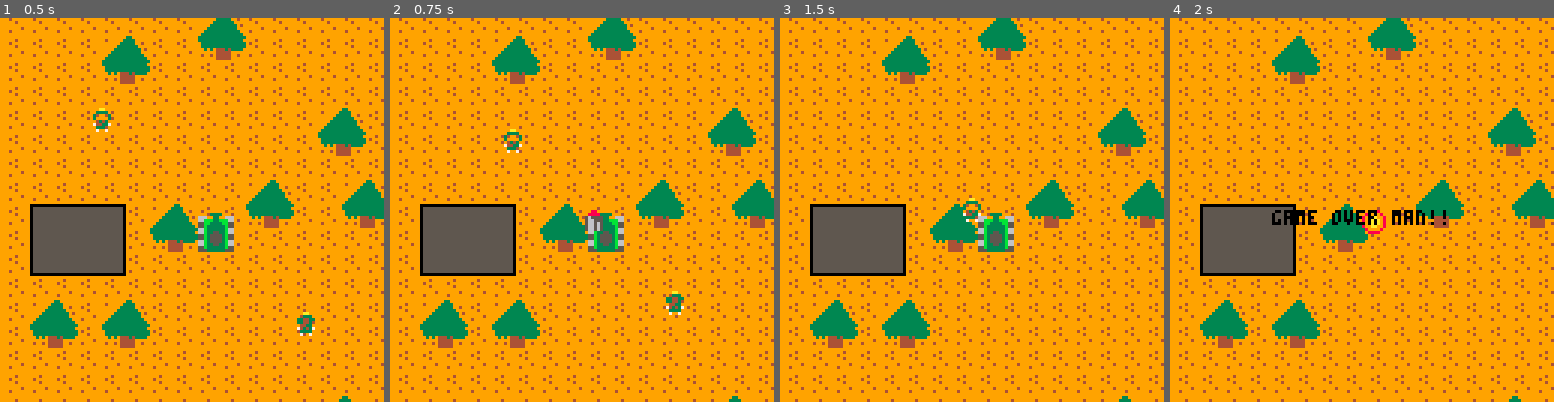
Above: before the commit, frames 1-4 (left to right).
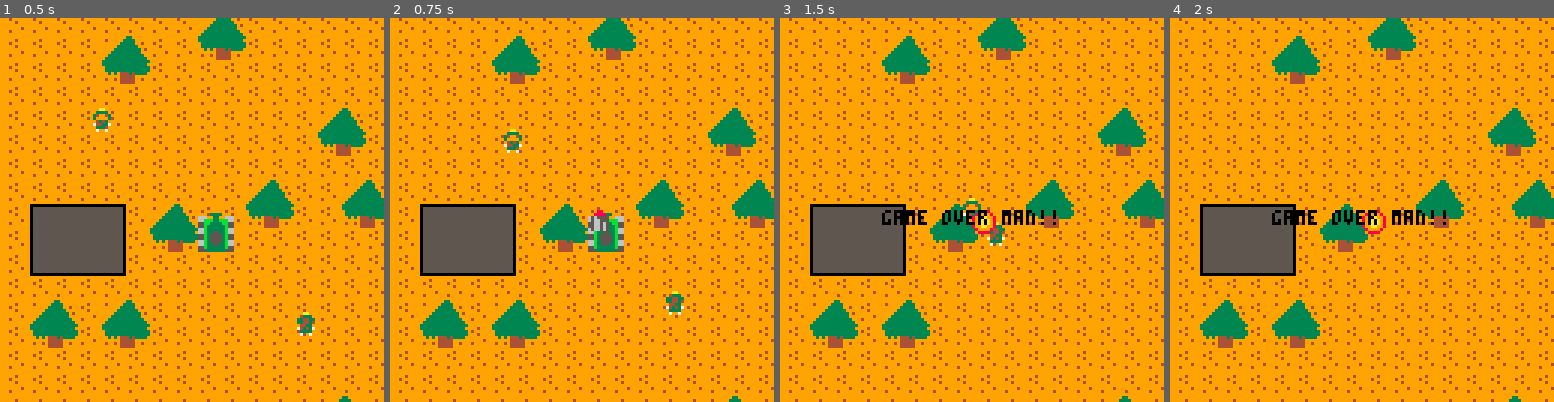
Above: after the commit, the same moments.

Repository: wire8/fly
Game: PICO-8 cartridge tank/tank.p8
The game is run twice, just before and just after one commit, with the same random seed, the same clock (stepped at 60 frames per second) and the same inputs.
Inputs:
- Up to frame 1 (0.5 s): tap X (X key) at 0.33 s
- Up to frame 2 (0.75 s): tap O (Z key) at 0.7 s
- Up to frame 3 (1.5 s): tap X (X key) at 1.07 s
- Up to frame 4 (2 s): hold Right from 1.6 s (still down); tap O (Z key) at 1.7 s; tap X (X key) at 1.85 s

Frame 1 is identical in both runs. In frame 2, 0.2% of the frame differs, in the area x 50-58%, y 50-56%; in frame 3, 1.6%, in the area x 26-72%, y 50-61%; in frame 4, nothing differs.

Commit message:
Fix: Detection colision

Diff:
--- a/tank/tank.p8
+++ b/tank/tank.p8
@@ -96,20 +96,20 @@
 function draw_bullet()
  if (bullet.alive) then
 
-  if (player.direction==top) then
-   spr(bullet.sprite + 1,bullet.x,bullet.y, 1,1)
-  end
-
-  if (player.direction==bottom) then
-   spr(bullet.sprite + 1,bullet.x,bullet.y, 1,1,false, true)
-  end
-
-  if (player.direction==left) then
-   spr(bullet.sprite,bullet.x,bullet.y + 8, 1,1, true)
-  end
-
-  if (player.direction==right) then
-   spr(bullet.sprite,bullet.x,bullet.y + 8, 1,1)
+  if (bullet.direction==top) then
+   spr(bullet.sprite + 1,bullet.x + 2,bullet.y, 1,1)
+  end
+
+  if (bullet.direction==bottom) then
+   spr(bullet.sprite + 1,bullet.x + 2,bullet.y, 1,1,false, true)
+  end
+
+  if (bullet.direction==left) then
+   spr(bullet.sprite,bullet.x,bullet.y + 4, 1,1, true)
+  end
+
+  if (bullet.direction==right) then
+   spr(bullet.sprite,bullet.x,bullet.y + 4, 1,1)
   end
 
  end
@@ -192,7 +192,7 @@
 end
 
 function is_close(obj1, obj2)
-  if (abs(obj1.x - obj2.x) <= 3 and abs(obj1.y - obj2.y) <= 3) then
+  if (abs(obj1.x - obj2.x) <= 4 and abs(obj1.y - obj2.y) <= 4) then
     return true
   end
   return false
